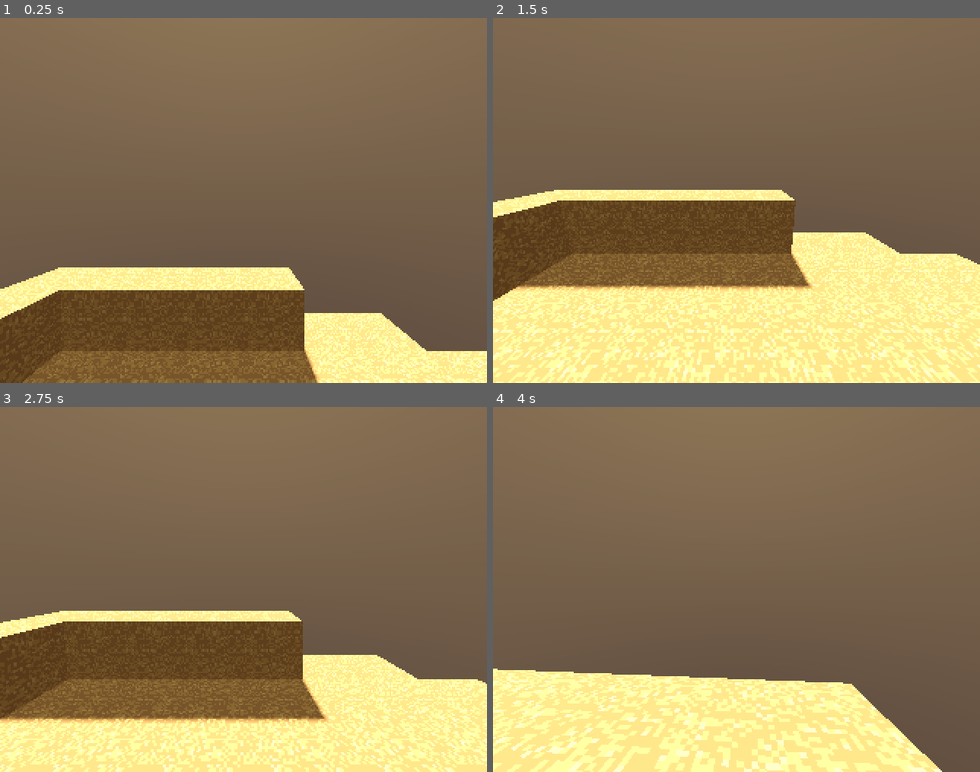
Above: before the commit, frames 1-4 (two rows, left to right).
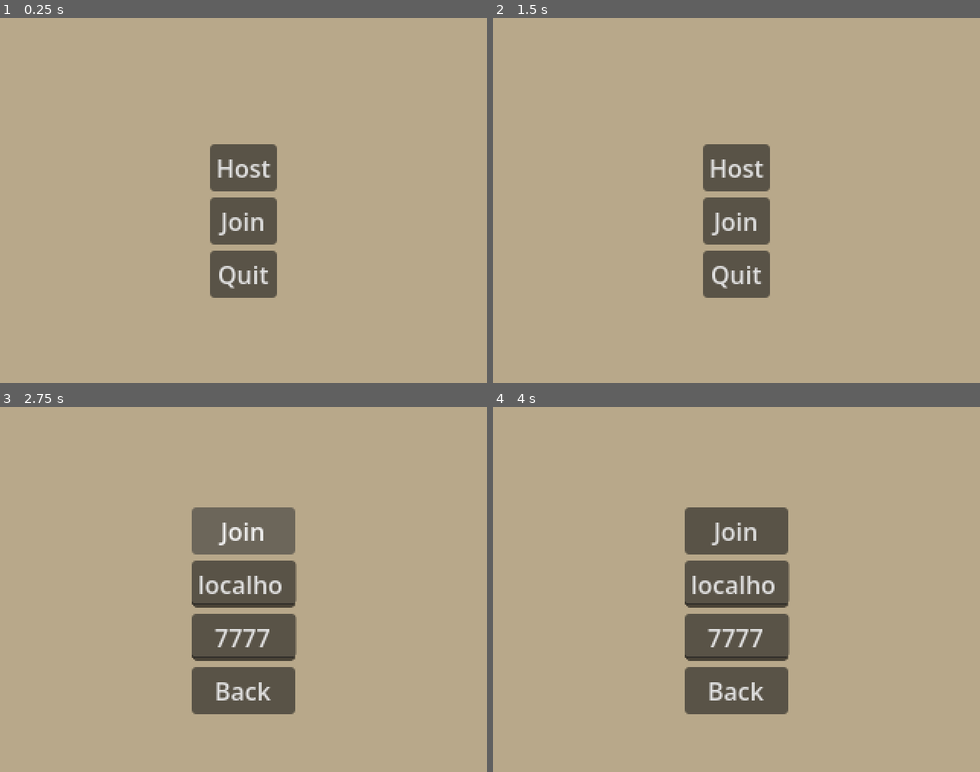
Above: after the commit, the same moments.

Repository: BitesTheGaster/Beta-project
Game: Godot game, scene res://scenes/main.tscn
Two runs of this game, one before a commit and one after it. Both use one fixed random seed, a clock stepped at 60 frames per second and the inputs below. Before the commit the project starts from res://scenes/world/world.tscn.
Inputs (mouse positions are in pixels of both pictures, inside the frame that each line leads up to):
- Up to frame 1 (0.25 s): no input
- Up to frame 2 (1.5 s): click (736, 167) at 0.5 s, where only the run after the commit has a clickable "Host"; click (736, 273) at 1.25 s, where only the run after the commit has a clickable "Back"
- Up to frame 3 (2.75 s): click (243, 611) at 2 s, where only the run after the commit has a clickable "Join"
- Up to frame 4 (4 s): move the mouse to (760, 589) at 2.77 s; hold W (forward) from 2.78 s (still down); move the mouse to (712, 589) at 3.52 s

The runs differ from the first frame. In frame 1, 98% of the frame differs, in the area x 0-100%, y 0-100%; in frame 2, 99%; in frame 3, 97%; in frame 4, 97%.

Commit message:
simple multiplayer peer to peer

Diff:
--- a/project.godot
+++ b/project.godot
@@ -11,9 +11,13 @@
 [application]
 
 config/name="Silicon echoes"
-run/main_scene="uid://cr506mjh6h1ve"
+run/main_scene="uid://cmsmryodib7w7"
 config/features=PackedStringArray("4.6", "Forward Plus")
 config/icon="res://icon.svg"
+
+[autoload]
+
+NetworkManager="*uid://dgdbxlur4lqx8"
 
 [display]
 
--- /dev/null
+++ b/scenes/main.tscn
@@ -0,0 +1,10 @@
+[gd_scene format=3 uid="uid://cmsmryodib7w7"]
+
+[ext_resource type="Script" uid="uid://ctupq25ps1jt1" path="res://scripts/main.gd" id="1_0wfyh"]
+[ext_resource type="PackedScene" uid="uid://c7d3mrj6h6bqu" path="res://scenes/ui/main_menu.tscn" id="1_o5qli"]
+
+[node name="Main" type="Node3D" unique_id=1249096277]
+script = ExtResource("1_0wfyh")
+
+[node name="MainMenu" parent="." unique_id=255663231 instance=ExtResource("1_o5qli")]
+unique_name_in_owner = true
--- a/scenes/player/player.tscn
+++ b/scenes/player/player.tscn
@@ -3,6 +3,7 @@
 [ext_resource type="Script" uid="uid://bqsnh21fed01d" path="res://scripts/player/player.gd" id="1_8afob"]
 [ext_resource type="Script" uid="uid://bln7r7bllxk8p" path="res://scripts/components/health_component.gd" id="2_75vfm"]
 [ext_resource type="Script" uid="uid://c7ue86ob1yk04" path="res://scripts/systems/state_machines/player/player_state_machine.gd" id="2_p47bc"]
+[ext_resource type="Script" uid="uid://cjia3eonx82an" path="res://scripts/components/network_sync_component.gd" id="3_0owmy"]
 [ext_resource type="Script" uid="uid://bwtu1yst5qy4o" path="res://scripts/systems/state_machines/player/idle_player_state.gd" id="3_75vfm"]
 [ext_resource type="Script" uid="uid://qn644bshd6ci" path="res://scripts/systems/state_machines/player/move_player_state.gd" id="4_0owmy"]
 [ext_resource type="Script" uid="uid://drnhwhxpwt54t" path="res://scripts/systems/state_machines/player/airborne_player_state.gd" id="5_qek5x"]
@@ -11,6 +12,9 @@
 
 [sub_resource type="CapsuleMesh" id="CapsuleMesh_8afob"]
 
+[sub_resource type="BoxMesh" id="BoxMesh_0owmy"]
+size = Vector3(0.2, 0.2, 0.5)
+
 [node name="Player" type="CharacterBody3D" unique_id=1196062079]
 script = ExtResource("1_8afob")
 
@@ -18,7 +22,7 @@
 unique_name_in_owner = true
 shape = SubResource("CapsuleShape3D_x7p2l")
 
-[node name="MeshInstance3D" type="MeshInstance3D" parent="." unique_id=1298703141]
+[node name="BodyMesh" type="MeshInstance3D" parent="." unique_id=1298703141]
 unique_name_in_owner = true
 mesh = SubResource("CapsuleMesh_8afob")
 
@@ -34,6 +38,11 @@
 unique_name_in_owner = true
 target_position = Vector3(0, 0, -3)
 
+[node name="FaceMesh" type="MeshInstance3D" parent="CameraPivot" unique_id=1054790166]
+unique_name_in_owner = true
+transform = Transform3D(1, 0, 0, 0, 1, 0, 0, 0, 1, 0, 0, -0.3)
+mesh = SubResource("BoxMesh_0owmy")
+
 [node name="Components" type="Node" parent="." unique_id=1305276591]
 unique_name_in_owner = true
 
@@ -41,6 +50,13 @@
 unique_name_in_owner = true
 script = ExtResource("2_75vfm")
 metadata/_custom_type_script = "uid://bln7r7bllxk8p"
+
+[node name="NetworkSyncComponent" type="Node" parent="Components" unique_id=313107359 node_paths=PackedStringArray("player")]
+unique_name_in_owner = true
+script = ExtResource("3_0owmy")
+sync_rate = null
+player = NodePath("../..")
+metadata/_custom_type_script = "uid://cjia3eonx82an"
 
 [node name="PlayerStateMachine" type="Node" parent="." unique_id=824043323 node_paths=PackedStringArray("player", "initial_state")]
 script = ExtResource("2_p47bc")
--- /dev/null
+++ b/scenes/ui/main_menu.tscn
@@ -0,0 +1,74 @@
+[gd_scene format=3 uid="uid://c7d3mrj6h6bqu"]
+
+[ext_resource type="Script" uid="uid://c2geb74d6ffse" path="res://scripts/ui/main_menu.gd" id="1_sl1te"]
+
+[node name="MainMenu" type="CanvasLayer" unique_id=255663231]
+script = ExtResource("1_sl1te")
+
+[node name="Background" type="ColorRect" parent="." unique_id=1026127037]
+anchors_preset = 15
+anchor_right = 1.0
+anchor_bottom = 1.0
+grow_horizontal = 2
+grow_vertical = 2
+mouse_filter = 1
+color = Color(0.72156864, 0.65882355, 0.5411765, 1)
+
+[node name="VBoxContainer" type="VBoxContainer" parent="." unique_id=1604927468]
+anchors_preset = 8
+anchor_left = 0.5
+anchor_top = 0.5
+anchor_right = 0.5
+anchor_bottom = 0.5
+offset_left = -20.0
+offset_top = -20.0
+offset_right = 20.0
+offset_bottom = 20.0
+grow_horizontal = 2
+grow_vertical = 2
+
+[node name="StatusLabel" type="Label" parent="VBoxContainer" unique_id=1356115606]
+unique_name_in_owner = true
+layout_mode = 2
+
+[node name="HostButton" type="Button" parent="VBoxContainer" unique_id=1256736346]
+unique_name_in_owner = true
+layout_mode = 2
+text = "Host"
+
+[node name="JoinButton" type="Button" parent="VBoxContainer" unique_id=1020937442]
+unique_name_in_owner = true
+layout_mode = 2
+text = "Join"
+
+[node name="IPEdit" type="LineEdit" parent="VBoxContainer" unique_id=919950169]
+unique_name_in_owner = true
+visible = false
+layout_mode = 2
+text = "localhost"
+placeholder_text = "IP"
+alignment = 1
+
+[node name="PortEdit" type="LineEdit" parent="VBoxContainer" unique_id=353216488]
+unique_name_in_owner = true
+visible = false
+layout_mode = 2
+text = "7777"
+placeholder_text = "Port"
+alignment = 1
+
+[node name="BackButton" type="Button" parent="VBoxContainer" unique_id=1378525300]
+unique_name_in_owner = true
+visible = false
+layout_mode = 2
+text = "Back"
+
+[node name="QuitButton" type="Button" parent="VBoxContainer" unique_id=1317113004]
+unique_name_in_owner = true
+layout_mode = 2
+text = "Quit"
+
+[connection signal="pressed" from="VBoxContainer/HostButton" to="." method="_on_host_button_pressed"]
+[connection signal="pressed" from="VBoxContainer/JoinButton" to="." method="_on_join_button_pressed"]
+[connection signal="pressed" from="VBoxContainer/BackButton" to="." method="_on_back_button_pressed"]
+[connection signal="pressed" from="VBoxContainer/QuitButton" to="." method="_on_quit_button_pressed"]
--- a/scenes/world/world.tscn
+++ b/scenes/world/world.tscn
@@ -2,10 +2,11 @@
 
 [ext_resource type="MeshLibrary" uid="uid://cfyttimjwltdl" path="res://scenes/world/mesh_libraries/wasteland.tres" id="1_1fp7r"]
 [ext_resource type="Environment" uid="uid://cc5q0ubndg2rk" path="res://resourses/environments/world_environment.tres" id="1_dphjl"]
-[ext_resource type="PackedScene" uid="uid://cf8cp7qd2aamx" path="res://scenes/player/player.tscn" id="3_1fp7r"]
+[ext_resource type="Script" uid="uid://bsoy6bs3iriyt" path="res://scripts/world/world.gd" id="1_v5dby"]
 [ext_resource type="Texture2D" uid="uid://blgmp3x02eong" path="res://epst.png" id="5_v5dby"]
 
 [node name="World" type="Node3D" unique_id=691141520]
+script = ExtResource("1_v5dby")
 
 [node name="GridMap" type="GridMap" parent="." unique_id=1692067014]
 mesh_library = ExtResource("1_1fp7r")
@@ -20,12 +21,11 @@
 
 [node name="LightmapGI" type="LightmapGI" parent="." unique_id=780484468]
 
-[node name="Player" parent="." unique_id=1196062079 instance=ExtResource("3_1fp7r")]
-
 [node name="DirectionalLight3D" type="DirectionalLight3D" parent="." unique_id=2022238401]
 transform = Transform3D(1, 0, 0, 0, -0.70710677, 0.70710677, 0, -0.70710677, -0.70710677, 0, 0, 0)
 shadow_enabled = true
 
 [node name="Sprite3D" type="Sprite3D" parent="." unique_id=1727124213]
 transform = Transform3D(0.4, 0, 0, 0, 0.35, 0, 0, 0, 1, 0, 0, 4)
+visible = false
 texture = ExtResource("5_v5dby")
--- a/scripts/components/health_component.gd
+++ b/scripts/components/health_component.gd
@@ -16,3 +16,8 @@
 	health_changed.emit(current_health, max_health)
 	if current_health <= 0:
 		died.emit()
+
+
+@rpc("authority", "call_remote", "reliable")
+func request_damage(amount: float) -> void:
+	take_damage(amount)
--- /dev/null
+++ b/scripts/components/network_sync_component.gd
@@ -0,0 +1,49 @@
+@icon("res://assets/icons/network_sync_manager.png")
+class_name NetworkSyncComponent
+extends Node
+## Network sync component
+
+
+@export var sync_rate: float = 0.05
+@export var player: Player
+
+var sync_timer: float = 0.0
+var is_local: bool = false
+
+
+func _ready() -> void:
+	is_local = get_multiplayer_authority() == multiplayer.get_unique_id()
+
+	if not is_local:
+		_disable_input()
+
+
+func _process(delta: float) -> void:
+	if not is_local:
+		return
+
+	sync_timer += delta
+	if sync_timer >= sync_rate:
+		sync_timer = 0.0
+		_sync_position()
+
+
+func _sync_position() -> void:
+	_rpc_sync_position.rpc(player.global_position, player.rotation, player.camera_pivot.rotation)
+
+
+@rpc("any_peer", "call_remote", "reliable")
+func _rpc_sync_position(pos: Vector3, rot: Vector3, camera_pivot_rot: Vector3) -> void:
+	player.global_position = pos
+	player.rotation = rot
+	player.camera_pivot.rotation = camera_pivot_rot
+
+
+func _disable_input() -> void:
+	player.is_local = false
+	player.process_mode = Node.PROCESS_MODE_DISABLED
+	player.physics_interpolation_mode = Node.PHYSICS_INTERPOLATION_MODE_OFF
+
+	var camera = get_parent().find_child("Camera3D", true, false) as Camera3D
+	if camera:
+		camera.current = false
--- /dev/null
+++ b/scripts/global/network_manager.gd
@@ -0,0 +1,83 @@
+extends Node
+
+
+signal connection_failed()
+signal connection_succeeded()
+signal player_connected(id: int)
+signal player_disconnected(id: int)
+
+const DEFAULT_PORT: int = 7777
+const MAX_PLAYERS: int = 8
+
+var is_server: bool = false
+var is_client: bool = false
+
+
+func _ready() -> void:
+	multiplayer.peer_connected.connect(_on_peer_connected)
+	multiplayer.peer_disconnected.connect(_on_peer_disconnected)
+	multiplayer.connected_to_server.connect(_on_connected_to_server)
+	multiplayer.connection_failed.connect(_on_connection_failed)
+
+
+func host_game(port: int = DEFAULT_PORT) -> Error:
+	var peer = ENetMultiplayerPeer.new()
+	var error = peer.create_server(port, MAX_PLAYERS)
+
+	if error != OK:
+		connection_failed.emit()
+		return error
+
+	multiplayer.multiplayer_peer = peer
+	is_server = true
+	is_client = false
+
+	print("[Network] Hosting on port %d" % port)
+	connection_succeeded.emit()
+	return OK
+
+
+func join_game(ip: String, port: int = DEFAULT_PORT) -> Error:
+	var peer = ENetMultiplayerPeer.new()
+	var error = peer.create_client(ip, port)
+
+	if error != OK:
+		connection_failed.emit()
+		return error
+
+	multiplayer.multiplayer_peer = peer
+	is_server = false
+	is_client = true
+
+	print("[Network] Joining %s:%d" % [ip, port])
+	return OK
+
+
+func disconnect_from_game() -> void:
+	if multiplayer.multiplayer_peer:
+		multiplayer.multiplayer_peer.close()
+		multiplayer.multiplayer_peer = null
+
+	is_server = false
+	is_client = false
+	print("[Network] Disconnected")
+
+
+func _on_peer_connected(id: int) -> void:
+	print("[Network] Player connected: %d" % id)
+	player_connected.emit(id)
+
+
+func _on_peer_disconnected(id: int) -> void:
+	print("[Network] Player disconnected: %d" % id)
+	player_disconnected.emit(id)
+
+
+func _on_connected_to_server() -> void:
+	print("[Network] Connected to server!")
+	connection_succeeded.emit()
+
+
+func _on_connection_failed() -> void:
+	print("[Network] Connection failed!")
+	connection_failed.emit()
--- /dev/null
+++ b/scripts/main.gd
@@ -0,0 +1,17 @@
+extends Node3D
+## Main
+
+
+@onready var world_scene = preload("res://scenes/world/world.tscn")
+@onready var main_menu: MainMenu = %MainMenu
+
+
+func _ready() -> void:
+	main_menu.world_entered.connect(_on_world_entered)
+
+
+func _on_world_entered():
+	main_menu.hide()
+	Input.mouse_mode = Input.MOUSE_MODE_CAPTURED
+	var world = world_scene.instantiate()
+	add_child(world)
--- a/scripts/player/player.gd
+++ b/scripts/player/player.gd
@@ -7,15 +7,28 @@
 @export var mouse_sensitivity: float = 0.005
 
 var stats: PlayerStats = preload("res://resourses/stats/player_default_stats.tres")
+var is_local: bool = true
 
+@onready var camera: Camera3D = %Camera3D
 @onready var camera_pivot: Node3D = %CameraPivot
 @onready var health: HealthComponent = %HealthComponent
+@onready var meshes: Array[MeshInstance3D] = [
+	%BodyMesh,
+	%FaceMesh,
+]
+
 
 func _ready() -> void:
-	Input.mouse_mode = Input.MOUSE_MODE_CAPTURED
+	if is_local:
+		camera.current = true
+		for mesh in meshes:
+			mesh.set_layer_mask_value(1, false)
 
 
 func _unhandled_input(event: InputEvent) -> void:
+	if not is_local:
+		return
+
 	if event is InputEventMouseMotion and Input.mouse_mode == Input.MOUSE_MODE_CAPTURED:
 		camera_pivot.rotation.x -= event.relative.y * mouse_sensitivity
 		camera_pivot.rotation.x = clamp(camera_pivot.rotation.x, -PI/2, PI/2)
--- a/scripts/systems/state_machines/player/player_state_machine.gd
+++ b/scripts/systems/state_machines/player/player_state_machine.gd
@@ -4,3 +4,24 @@
 
 
 @export var player: Player
+
+
+func _process(delta: float) -> void:
+	if not player.is_local:
+		return
+
+	current_state.update(delta)
+
+
+func _physics_process(delta: float) -> void:
+	if not player.is_local:
+		return
+
+	current_state.physics_update(delta)
+
+
+func _unhandled_input(event: InputEvent) -> void:
+	if not player.is_local:
+		return
+
+	current_state.update_input(event)
--- /dev/null
+++ b/scripts/ui/main_menu.gd
@@ -0,0 +1,89 @@
+class_name MainMenu
+extends CanvasLayer
+## Main menu
+
+signal world_entered()
+
+enum Menu {
+	MAIN,
+	HOST,
+	JOIN,
+	SETTINGS_MAIN,
+	SETTINGS_AUDIO,
+	SETTINGS_GRAFICS,
+	SETTINGS_CONROLS,
+}
+
+var current_menu: Menu = Menu.MAIN
+
+@onready var status_label: Label = %StatusLabel
+@onready var host_button: Button = %HostButton
+@onready var join_button: Button = %JoinButton
+@onready var ip_edit: LineEdit = %IPEdit
+@onready var port_edit: LineEdit = %PortEdit
+@onready var back_button: Button = %BackButton
+@onready var quit_button: Button = %QuitButton
+
+
+func _update_menu():
+	if current_menu == Menu.MAIN:
+		host_button.show()
+		join_button.show()
+		ip_edit.hide()
+		port_edit.hide()
+		back_button.hide()
+		quit_button.show()
+	elif current_menu == Menu.HOST:
+		host_button.show()
+		join_button.hide()
+		ip_edit.hide()
+		port_edit.show()
+		back_button.show()
+		quit_button.hide()
+	elif current_menu == Menu.JOIN:
+		host_button.hide()
+		join_button.show()
+		ip_edit.show()
+		port_edit.show()
+		back_button.show()
+		quit_button.hide()
+
+
+func _on_host_button_pressed() -> void:
+	if current_menu == Menu.HOST:
+		var port = int(port_edit.text) if port_edit.text.is_valid_int() else 7777
+		var error = NetworkManager.host_game(port)
+
+		if error != OK:
+			status_label.text = "Failed to host!"
+			return
+		world_entered.emit()
+		return
+
+	current_menu = Menu.HOST
+	_update_menu()
+
+
+func _on_join_button_pressed() -> void:
+	if current_menu == Menu.JOIN:
+		var ip = ip_edit.text if ip_edit.text != "" else "localhost"
+		var port = int(port_edit.text) if port_edit.text.is_valid_int() else 7777
+		var error = NetworkManager.join_game(ip, port)
+
+		if error != OK:
+			status_label.text = "Failed to join!"
+			return
+		world_entered.emit()
+		return
+
+	current_menu = Menu.JOIN
+	_update_menu()
+
+
+func _on_back_button_pressed() -> void:
+	current_menu = Menu.MAIN
+	_update_menu()
+
+
+func _on_quit_button_pressed() -> void:
+	get_tree().quit()
--- /dev/null
+++ b/scripts/world/world.gd
@@ -0,0 +1,64 @@
+extends Node3D
+## Game world
+
+
+var local_player: Player
+var spawned_players: Dictionary[int, Player] = {}
+
+@onready var player_scene = preload("res://scenes/player/player.tscn")
+
+
+func _ready() -> void:
+	if NetworkManager.is_server:
+		_spawn_player.rpc(multiplayer.get_unique_id())
+
+	multiplayer.peer_connected.connect(_on_peer_connected)
+	multiplayer.peer_disconnected.connect(_on_peer_disconnected)
+
+
+func _on_peer_connected(id: int) -> void:
+	if not NetworkManager.is_server:
+		return
+
+	for player_id in spawned_players.keys():
+		var player = spawned_players[player_id]
+		_spawn_player.rpc_id(id, player_id, player.position)
+
+	_spawn_player.rpc(id)
+
+
+
+func _on_peer_disconnected(id: int):
+	if NetworkManager.is_server:
+		if id in spawned_players:
+			_delete_player.rpc(id)
+	# Close game if host leaves
+	elif id == 1:
+		get_tree().quit()
+
+
+
+@rpc("authority", "call_local", "reliable")
+func _spawn_player(id: int, player_position: Vector3 = Vector3.ZERO) -> void:
+	if id in spawned_players:
+		return
+
+	var player = player_scene.instantiate()
+	player.position = Vector3.ZERO
+
+	player.set_multiplayer_authority(id)
+
+	add_child(player)
+
+	if NetworkManager.is_server:
+		spawned_players[id] = player
+
+	if id == multiplayer.get_unique_id():
+		local_player = player
+		print("[GameWorld] Local player spawned: " + str(id))
+
+
+@rpc("authority", "call_local", "reliable")
+func _delete_player(id: int):
+	spawned_players[id].queue_free()
+	spawned_players.erase(id)
Binary file added: assets/icons/network_sync_manager.png
Not shown, added: assets/icons/network_sync_manager.png.import
Not shown, added: scripts/components/network_sync_component.gd.uid
Not shown, added: scripts/global/network_manager.gd.uid
Not shown, added: scripts/main.gd.uid
Not shown, added: scripts/ui/main_menu.gd.uid
Not shown, added: scripts/world/world.gd.uid
